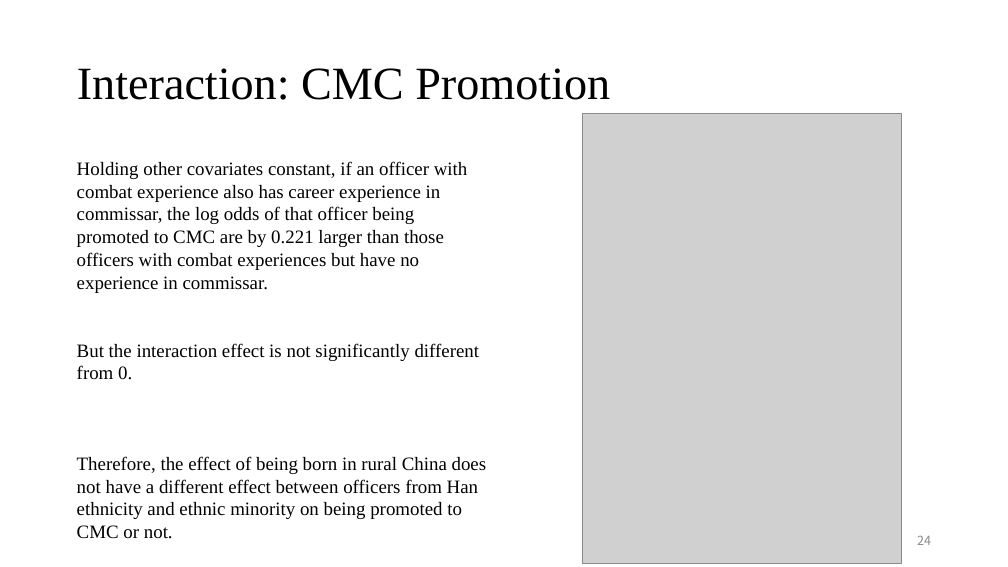
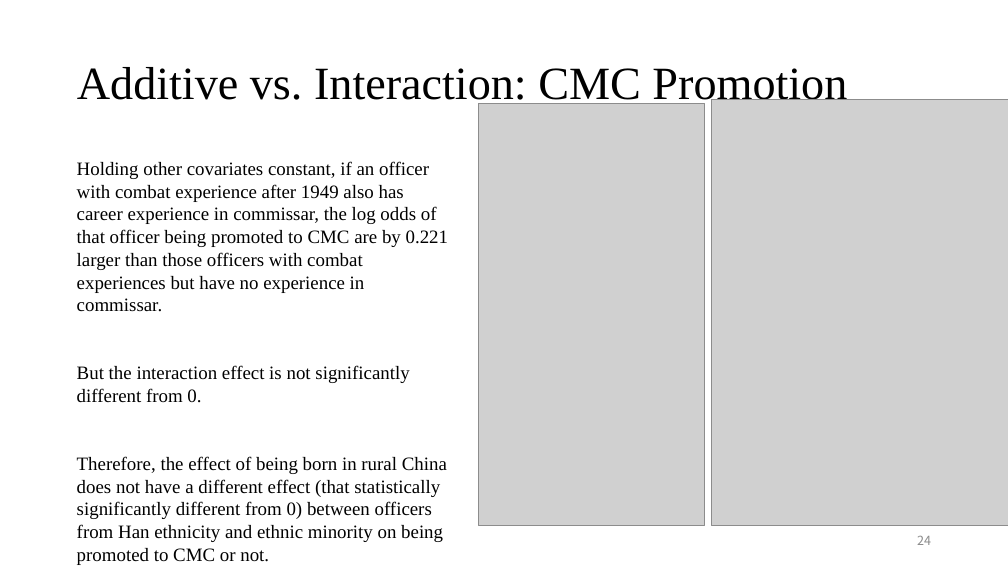
Before and after one commit to CaesarCoder/StatsII_Spring2023, a slide deck: slide 24 of Replication Project/Replication_Tianxin_Zhang_21352232.pptx. Drawn at 1008x567 pixels with LibreOffice and Linux fonts; fonts in the diff are those of the drawing; grey boxes stand for pictures. Boxes give left, top, right and bottom in pixels: in the first picture for what was removed or moved away, otherwise in the second. Text is boxed around its words. In the diff, an @@ line names an element or a change of style, - is before the commit and + after.

```diff
--- a/Replication Project/Replication_Tianxin_Zhang_21352232.pptx
+++ b/Replication Project/Replication_Tianxin_Zhang_21352232.pptx
@@ title at box(77, 67, 847, 109): text changed @@
-Interaction: CMC Promotion
+Additive vs. Interaction: CMC Promotion
@@ picture added at box(479, 104, 705, 526) @@
@@ picture: place and size @@
-picture at box(582, 114, 902, 563)
+picture at box(712, 99, 1008, 526)
@@ text at box(77, 161, 449, 312): text changed @@
-Holding other covariates constant, if an officer with combat experience also has career experience in commissar, the log odds of that officer being promoted to CMC are by 0.221 larger than those officers with combat experiences but have no experience in commissar.
+Holding other covariates constant, if an officer with combat experience after 1949 also has career experience in commissar, the log odds of that officer being promoted to CMC are by 0.221 larger than those officers with combat experiences but have no experience in commissar.
@@ text at box(77, 456, 447, 562): text changed @@
-Therefore, the effect of being born in rural China does not have a different effect between officers from Han ethnicity and ethnic minority on being promoted to CMC or not.
+Therefore, the effect of being born in rural China does not have a different effect (that statistically significantly different from 0) between officers from Han ethnicity and ethnic minority on being promoted to CMC or not.
```
Also in this commit, not shown: 6 other slides changed, 1 slide added, 1 other file.
